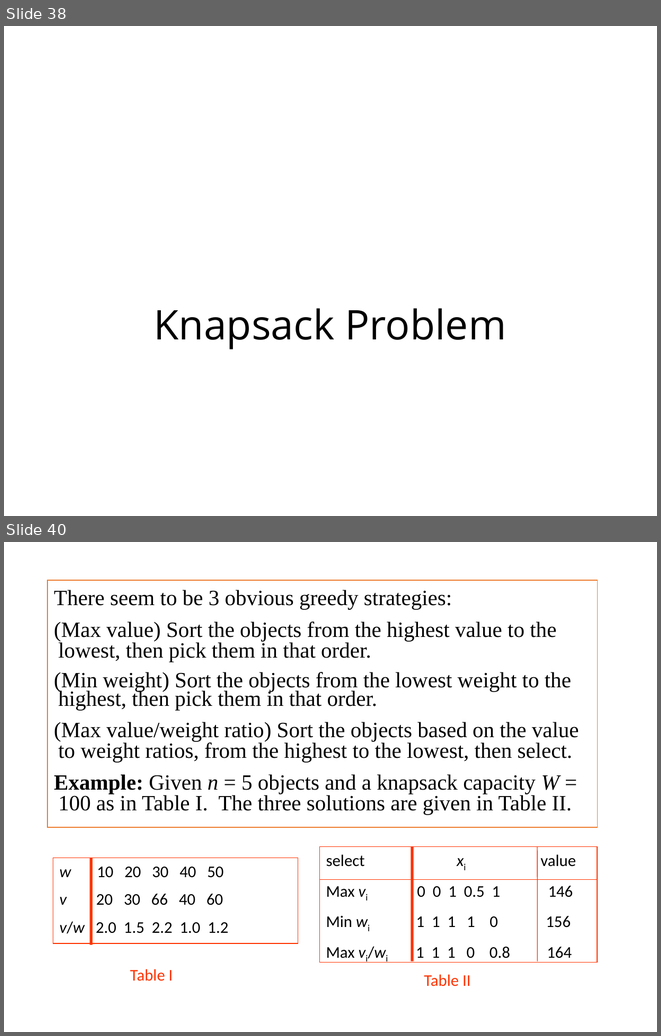
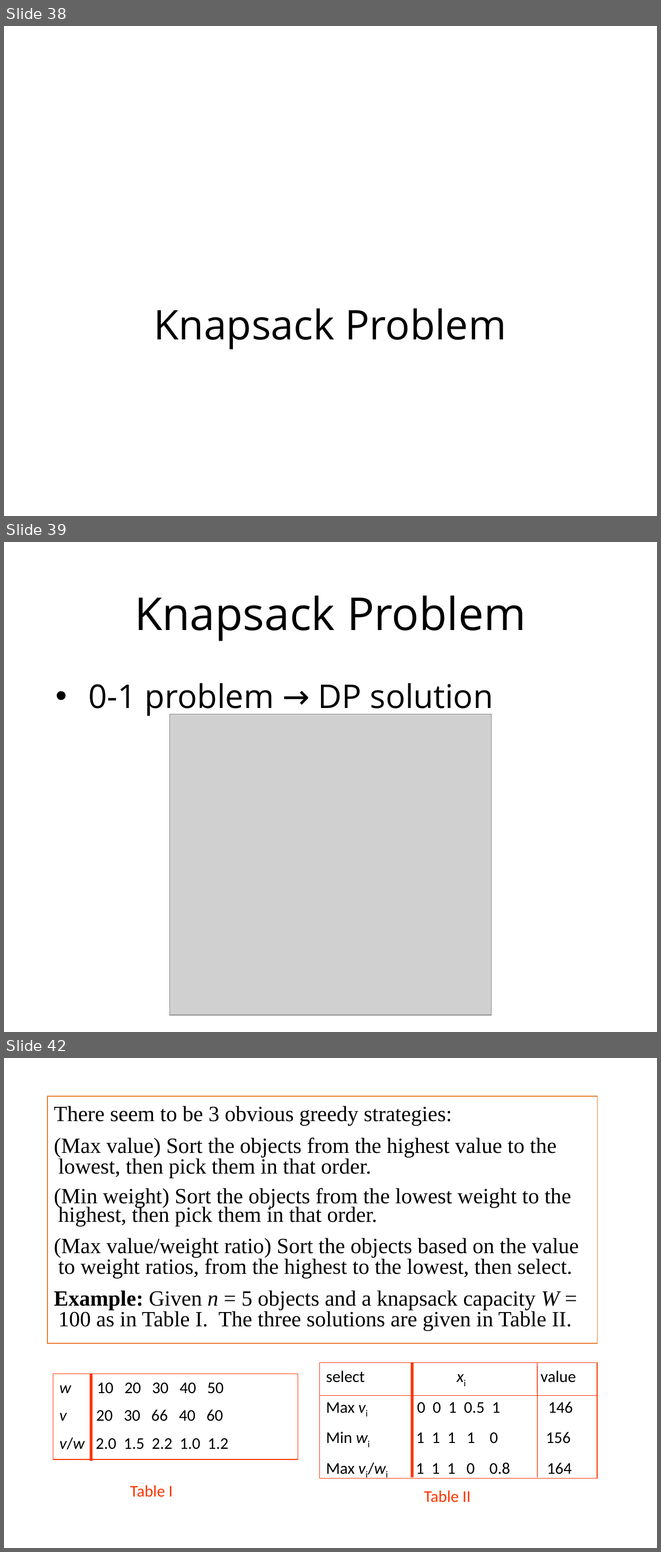
Before and after one commit to munif/paa-2, a slide deck: 161702/presentation/10 - Greedy Algorithm 2/10. Greedy Algorithm (2).pptx. Shown one above the other, each under a label of ours: slides 38 and 40 before the commit, slides 38, 39 and 42 after it; the slides between them are not shown. The pictures are 661x1036 and 661x1552 pixels, drawn with LibreOffice and Linux fonts; fonts in the diff are those of the drawing; grey boxes stand for pictures. Boxes give left, top, right and bottom in pixels: in the first picture for what was removed or moved away, otherwise in the second. Text is boxed around its words. In the diff, an @@ line names an element or a change of style, - is before the commit and + after.

Commit message:
Updating optimum storage and knapsack greedy problem

```diff
--- a/161702/presentation/10 - Greedy Algorithm 2/10. Greedy Algorithm (2).pptx
+++ b/161702/presentation/10 - Greedy Algorithm 2/10. Greedy Algorithm (2).pptx
@@ slide 39 added at (4, 542, 657, 1032), background #FFFFFF @@
@@ title added at (134, 596, 526, 641), 50 pt, text #000000 @@
+Knapsack Problem
@@ text added at (88, 683, 493, 717), 36 pt, text #000000 @@
+• 0-1 problem → DP solution
@@ picture added at (170, 714, 492, 1015) @@
@@ what was slide 40 is now slide 42 @@
```
Also in this commit, not shown: 2 slides changed, 3 other slides added, 3 other files.
